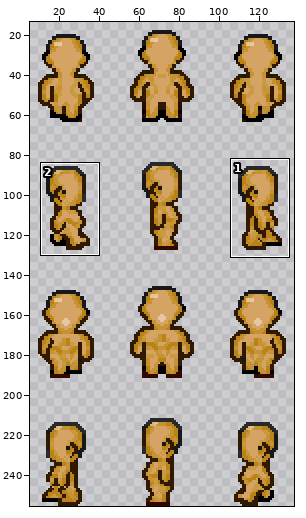
File history of a sprite sheet, data/sprites/outfit/body-testing/body_003.png. The picture above shows the old version from afar; the outline marks the close-up.
Close-up. As it was:
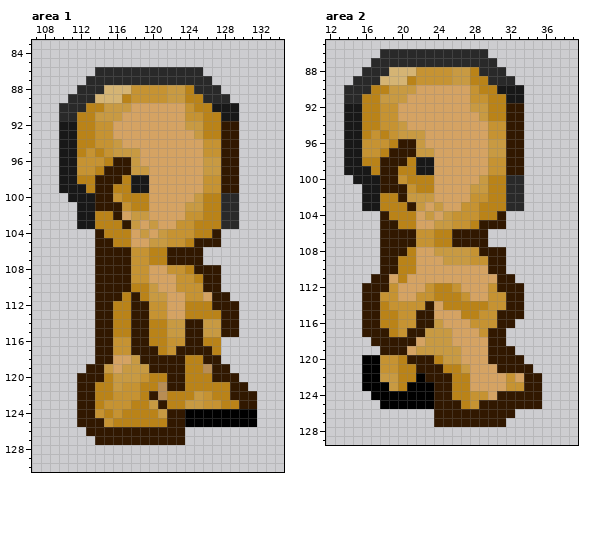
The file is 144x256 pixels. Colours within 5 levels of each other are drawn and written as one. Shown: area 1: x 107..134, y 83..130; area 2: x 12..39, y 85..129. The wide view leaves out empty margins. The commit also changed other parts of the picture, which this record leaves out.
New version:
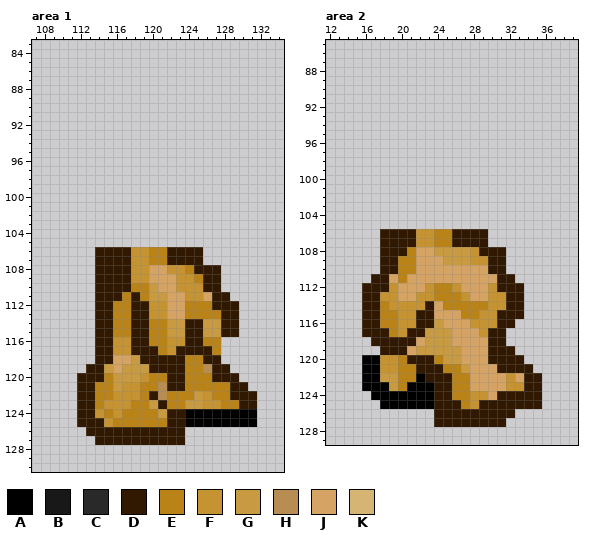
Palette (. is transparent): A #000000  B #181818  C #292929  D #311800  E #ba8318  F #c69332  G #c89a42  H #b88d54  J #d5a363  K #d5b474
Difference:
{"where": "area 1"}
{"y":86,"x":114,"old":"CCCCCCCCCCCC","new":"............"}
{"y":87,"x":113,"old":"CCCCCCCCCCCCCC","new":".............."}
{"y":88,"x":112,"old":"CCCKKKFFFFGGECCC","new":"................"}
{"y":89,"x":111,"old":"CCCKKKEFFFFGGEECCC","new":".................."}
{"y":90,"x":110,"old":"CCCEEGGGJJJJJJFEEBBB","new":"...................."}
{"y":91,"x":110,"old":"CCEEGGGJJJJJJJFFEEBB","new":"...................."}
{"y":92,"x":110,"old":"BBEEFFJJJJJJJJGGEEDD","new":"...................."}
{"y":93,"x":110,"old":"BBEEFFJJJJJJJJJGEEDD","new":"...................."}
{"y":94,"x":110,"old":"BBEEFFGJJJJJJJJJFFDD","new":"...................."}
{"y":95,"x":110,"old":"BBEFEFGGGJJJJJJJFFDD","new":"...................."}
{"y":96,"x":110,"old":"BBFFFEDDGJJJJJJJGGDD","new":"...................."}
{"y":97,"x":110,"old":"BBFFEDDDGGJJJJJJGGDD","new":"...................."}
{"y":98,"x":110,"old":"BBEEDDDEBBJJJJJJFFDD","new":"...................."}
{"y":99,"x":110,"old":"BBBEDDEEBBJJJJJJFFDD","new":"...................."}
{"y":100,"x":111,"old":"BBBDDFEEEJJJJJGEECC","new":"..................."}
{"y":101,"x":112,"old":"BBDDDFEEJJJJGGEECC","new":".................."}
{"y":102,"x":112,"old":"BBEEDJGGJJJJFFEECC","new":".................."}
{"y":103,"x":112,"old":"BBEEEDGJGJJFFEEECC","new":".................."}
{"y":104,"x":114,"old":"DEEEJGJGFFFEED","new":".............."}
{"y":105,"x":114,"old":"DDEEJJGGFFEDDD","new":".............."}
{"where": "area 2"}
{"y":86,"x":18,"old":"CCCCCCCCCCCC","new":"............"}
{"y":87,"x":17,"old":"CCCCCCCCCCCCCC","new":".............."}
{"y":88,"x":16,"old":"CCCKKKFFFFGGECCC","new":"................"}
{"y":89,"x":15,"old":"CCCKKKEFFFFGGEECCC","new":".................."}
{"y":90,"x":14,"old":"CCCEEGGGJJJJJJFEEBBB","new":"...................."}
{"y":91,"x":14,"old":"CCEEGGGJJJJJJJFFEEBB","new":"...................."}
{"y":92,"x":14,"old":"BBEEFFJJJJJJJJGGEEDD","new":"...................."}
{"y":93,"x":14,"old":"BBEEFFJJJJJJJJJGEEDD","new":"...................."}
{"y":94,"x":14,"old":"BBEEFFGJJJJJJJJJFFDD","new":"...................."}
{"y":95,"x":14,"old":"BBEFEFGGGJJJJJJJFFDD","new":"...................."}
{"y":96,"x":14,"old":"BBFFFEDDGJJJJJJJGGDD","new":"...................."}
{"y":97,"x":14,"old":"BBFFEDDDGGJJJJJJGGDD","new":"...................."}
{"y":98,"x":14,"old":"BBEEDDDEBBJJJJJJFFDD","new":"...................."}
{"y":99,"x":14,"old":"BBBEDDEEBBJJJJJJFFDD","new":"...................."}
{"y":100,"x":15,"old":"BBBDDFEEEJJJJJGEECC","new":"..................."}
{"y":101,"x":16,"old":"BBDDDFEEJJJJGGEECC","new":".................."}
{"y":102,"x":16,"old":"BBEEDGGGJJJJFFEECC","new":".................."}
{"y":103,"x":16,"old":"BBEEEDGJGJJFFEEECC","new":".................."}
{"y":104,"x":18,"old":"DEEEJGJGFFFEED","new":".............."}
{"y":105,"x":18,"old":"DDEEJJGGFFEDDD","new":".............."}
{"label":"erased","picture_box":[59,67,239,247]}
{"label":"erased","picture_box":[344,49,524,229]}
